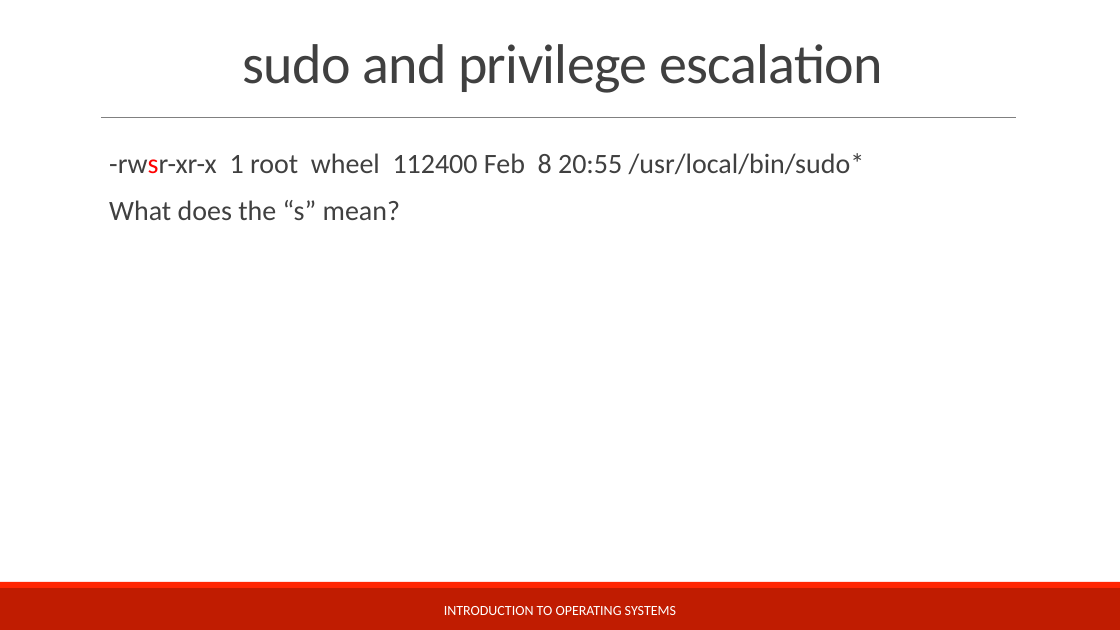
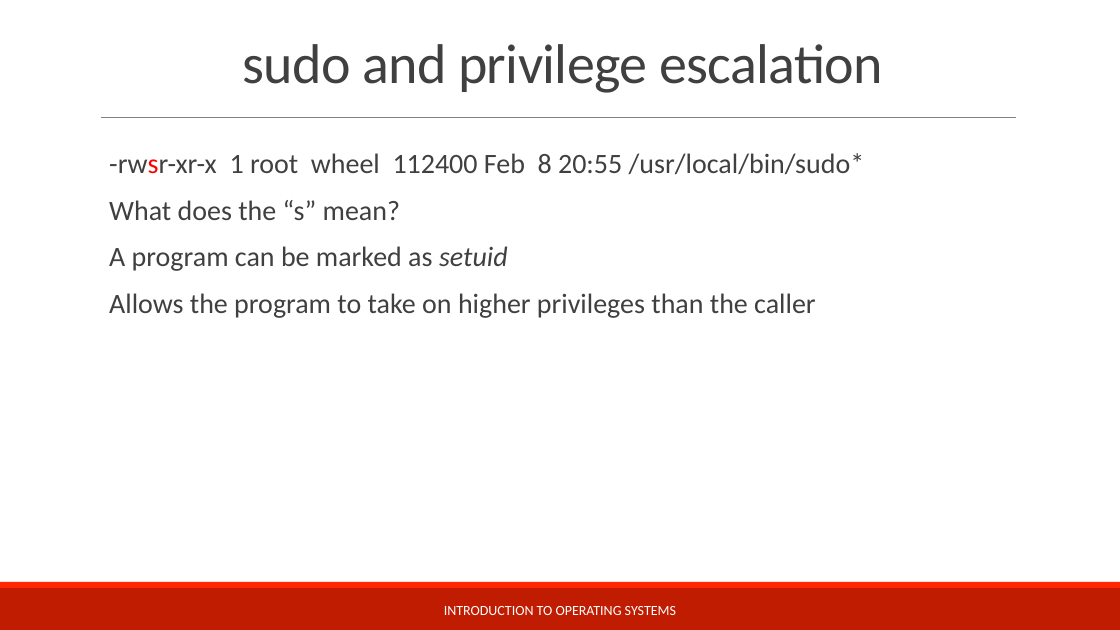
Before and after one commit to teachbsd/course, a slide deck: slide 24 of undergraduate/lectures/security.pptx (slide 27 before the commit). Drawn at 1120x630 pixels with LibreOffice and Linux fonts; fonts in the diff are those of the drawing; background and template pictures are left out. Boxes give left, top, right and bottom in pixels: in the first picture for what was removed or moved away, otherwise in the second. Text is boxed around its words. In the diff, an @@ line names an element or a change of style, - is before the commit and + after.

```diff
--- a/undergraduate/lectures/security.pptx
+++ b/undergraduate/lectures/security.pptx
@@ text at bbox=[109, 246, 816, 318]: paragraphs added @@
+  A program can be marked as setuid
+  Allows the program to take on higher privileges than the caller
```
Also in this commit, not shown: 12 other slides changed, 2 slides removed, 1 other file.
